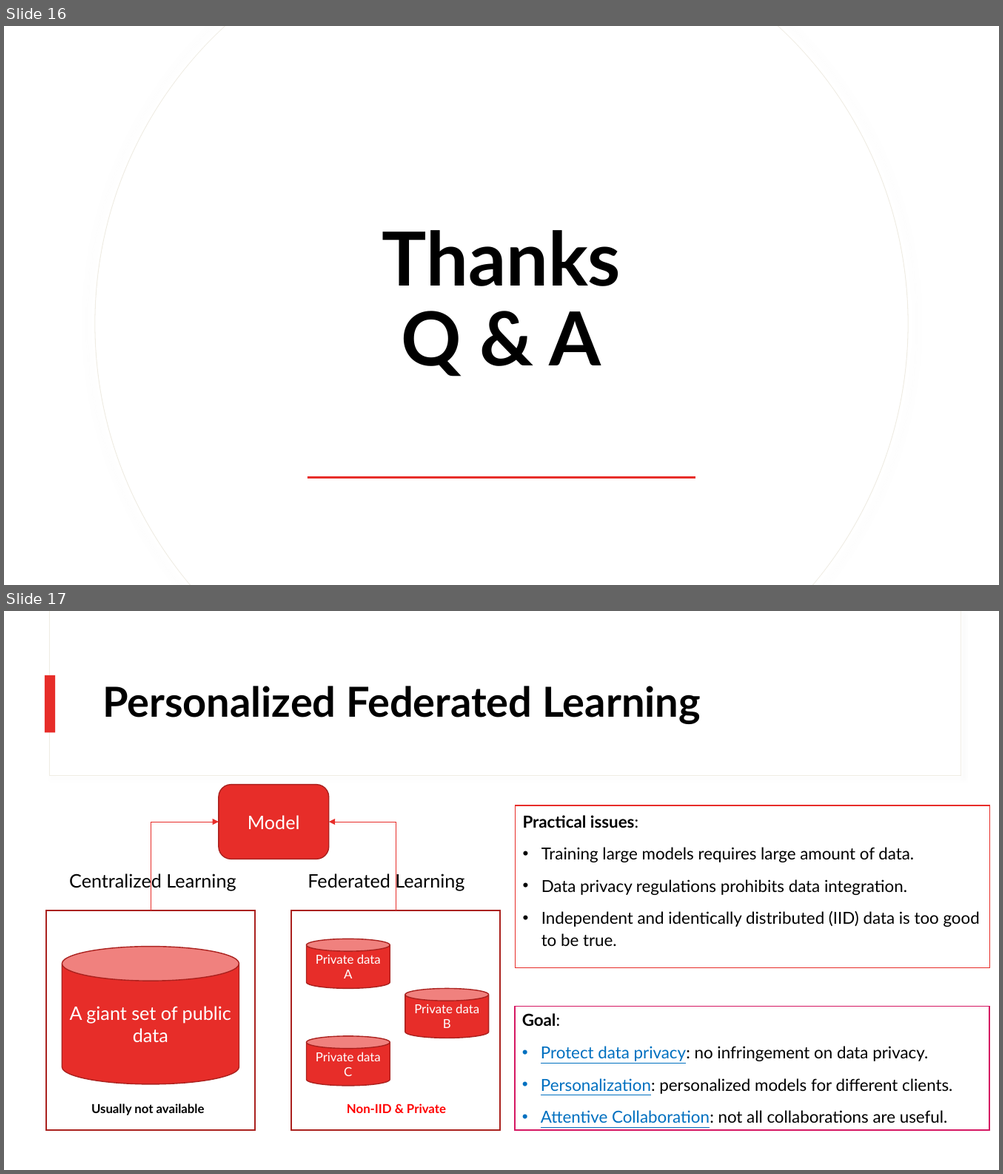
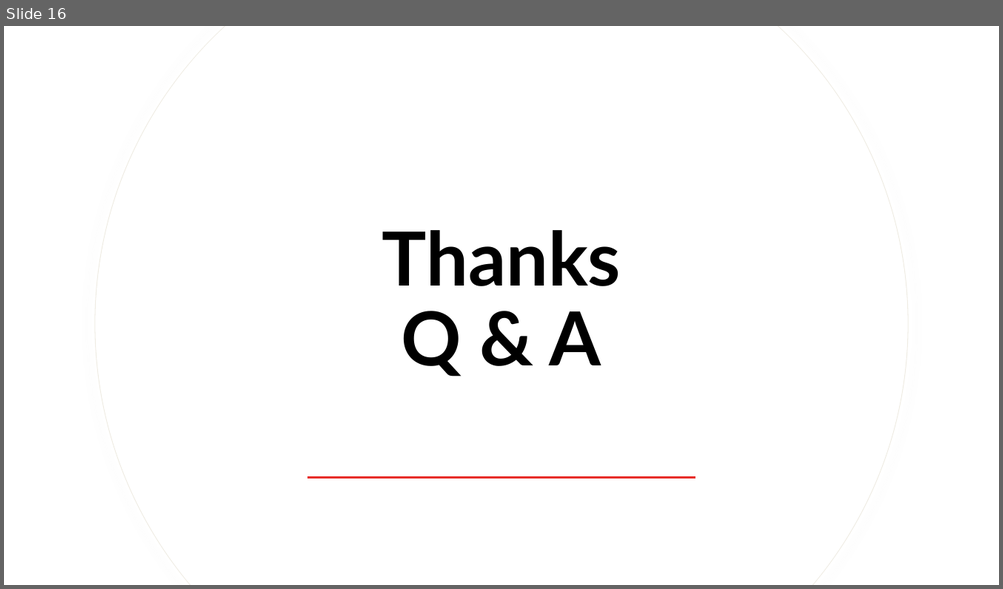
Before and after one commit to lingyangchu/lingyangchu.github.io, a slide deck: Slides/FedAMP.pptx. Shown one above the other, each under a label of ours: slides 16 and 17 before the commit, slide 16 after it. The pictures are 1003x1174 and 1003x589 pixels, drawn with LibreOffice and Linux fonts; fonts in the diff are those of the drawing. Boxes give left, top, right and bottom in pixels: in the first picture for what was removed or moved away, otherwise in the second. Text is boxed around its words. In the diff, an @@ line names an element or a change of style, - is before the commit and + after.

```diff
--- a/Slides/FedAMP.pptx
+++ b/Slides/FedAMP.pptx
@@ slide 17 removed at (4,611,999,1170), background #FFFFFF; not listed: 2 template elements that a slide beside it also shows @@
@@ rectangle removed at (45,675,56,732) @@
@@ title removed at (102,686,700,724) @@
-Personalized Federated Learning
@@ rounded rectangle removed at (219,785,330,860) @@
-Model
@@ text removed at (515,806,990,968) @@
-Practical issues:
-• Training large models requires large amount of data.
-• Data privacy regulations prohibits data integration.
-• Independent and identically distributed (IID) data is too good to be true.
@@ elbow arrow removed from (151, 911) to (219, 822) @@
@@ elbow arrow removed from (395, 911) to (329, 822) @@
@@ text removed at (69,872,236,891) @@
-Centralized Learning
@@ text removed at (307,872,464,891) @@
-Federated Learning
@@ rectangle removed at (46,911,256,1130) @@
@@ rectangle removed at (291,911,500,1130) @@
@@ cylinder removed at (306,940,390,989) @@
-Private data A
@@ cylinder removed at (62,947,239,1085) @@
-A giant set of public data
@@ cylinder removed at (405,988,489,1039) @@
-Private data B
@@ rectangle removed at (515,1006,989,1130) @@
-Goal:
-• Protect data privacy: no infringement on data privacy.
-• Personalization: personalized models for different clients.
-• Attentive Collaboration: not all collaborations are useful.
@@ cylinder removed at (306,1037,390,1086) @@
-Private data C
@@ text removed at (91,1104,205,1116) @@
-Usually not available
@@ text removed at (347,1104,446,1113) @@
-Non-IID & Private
```
Also in this commit, not shown: 1 other file.
